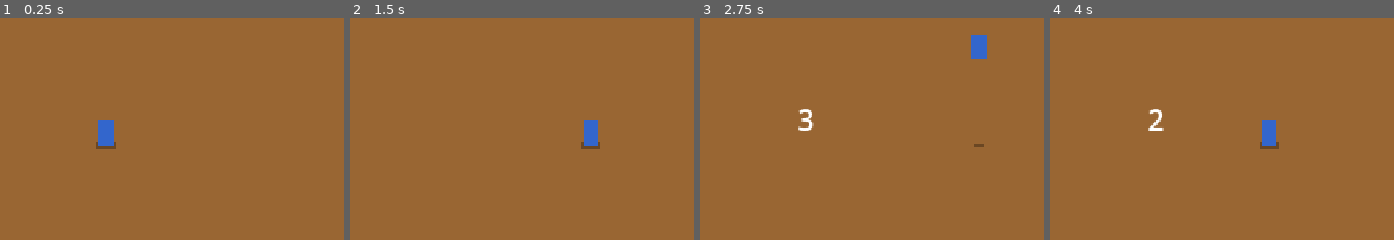
Above: before the commit, frames 1-4 (left to right).
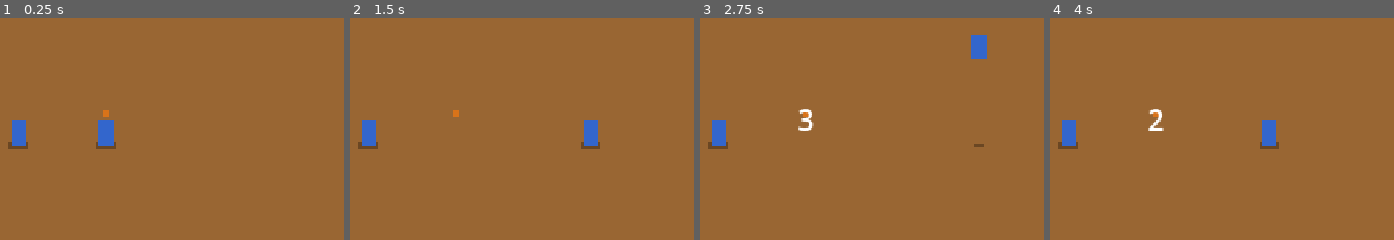
Above: after the commit, the same moments.

Repository: kfiggins/nba-jam-clone
Game: Godot game, scene res://scenes/main/main.tscn
Same seed, same stepped clock (60 frames per second), same inputs: the game is played once before the commit and once after it.
Inputs (mouse positions are % of the whole screen's width and height, from its top left):
- Up to frame 1 (0.25 s): no input
- Up to frame 2 (1.5 s): tap Enter at 0.5 s; move the mouse to (76, 44) at 0.52 s; hold D (move_right) 0.53-1.25 s; tap K (pass_ball) at 0.6 s; click (76, 44) at 0.67 s; drag from (27, 54) to (44, 70) at 1.27 s
- Up to frame 3 (2.75 s): tap R (restart) at 2 s; move the mouse to (62, 27) at 2.02 s; hold D (move_right) from 2.03 s (still down); tap J (shoot) at 2.1 s; tap K (pass_ball) at 2.3 s
- Up to frame 4 (4 s): release D (move_right) at 2.75 s; drag from (44, 70) to (15, 34) at 2.77 s; move the mouse to (85, 65) at 3.52 s; hold A (move_left) from 3.53 s (still down); hold Shift from 3.53 s (still down); tap K (pass_ball) at 3.8 s
The pictures show only the part of the screen within x 35-85%, y 27-76%; the shares and areas given below are measured in that part.

The runs differ from the first frame. In frame 1, 0.6% of the frame differs, in the area x 2-32%, y 41-60%; in frame 2, 0.6%; in frame 3, 0.6%; in frame 4, 0.6%.

Commit message:
Implement Phase 3: Ball System with ownership, passing, and stealing
Add Ball (Area2D) with pseudo-3D height, state machine (Held, Loose,
Passed), and ownership tracking. Players auto-pickup loose balls,
pass to nearest teammate (K key), and attempt steals on opponents.
Ball bounces with configurable gravity and bounce factor. Pass uses
parabolic arc and supports interception by opponents.

Co-Authored-By: Claude Opus 4.6 <noreply@anthropic.com>

Diff:
--- a/project.godot
+++ b/project.godot
@@ -1,14 +1,23 @@
 ; Engine configuration file.
-; Do not edit directly, use the Godot editor when possible.
+; It's best edited using the editor UI and not directly,
+; since the parameters that go here are not all obvious.
+;
+; Format:
+;   [section] ; section goes between []
+;   param=value ; assign values to parameters
 
 config_version=5
+
+[animation]
+
+compatibility/default_parent_skeleton_in_mesh_instance_3d=true
 
 [application]
 
 config/name="NBA Jam Clone"
 config/description="Arcade basketball game inspired by NBA Jam - 2v2 half-court action"
 run/main_scene="res://scenes/main/main.tscn"
-config/features=PackedStringArray("4.4")
+config/features=PackedStringArray("4.6")
 
 [autoload]
 
--- /dev/null
+++ b/scenes/ball/ball.gd
@@ -0,0 +1,141 @@
+class_name Ball
+extends Area2D
+## Basketball with pseudo-3D height, state machine, and ownership tracking.
+
+signal owner_changed(old_owner: Player, new_owner: Player)
+signal ball_stolen(stealer: Player, victim: Player)
+signal ball_passed(passer: Player, target: Player)
+signal ball_bounced
+
+## Current player holding the ball (null = loose)
+var current_owner: Player = null
+
+## Pseudo-3D height (same system as Player)
+var height: float = 0.0
+var height_velocity: float = 0.0
+
+## Ground-plane velocity (used in Loose and Passed states)
+var ground_velocity: Vector2 = Vector2.ZERO
+
+## Pass target (set when entering Passed state)
+var pass_target: Player = null
+
+@onready var sprite: Node2D = $Sprite
+@onready var shadow: Node2D = $Shadow
+@onready var state_machine: StateMachine = $StateMachine
+
+
+func _ready() -> void:
+	add_to_group("ball")
+	var loose := state_machine.get_state("Loose")
+	if loose:
+		state_machine.initialize(loose)
+
+
+func _physics_process(_delta: float) -> void:
+	_update_visual_height()
+
+
+## Assign ball to a player. Transitions to Held state.
+func pick_up(player: Player) -> void:
+	var old := current_owner
+	current_owner = player
+	player.held_ball = self
+	ground_velocity = Vector2.ZERO
+	height_velocity = 0.0
+	owner_changed.emit(old, player)
+	state_machine.change_state(state_machine.get_state("Held"))
+
+
+## Release ball into the world. Transitions to Loose state.
+func release(launch_velocity: Vector2 = Vector2.ZERO, launch_height_vel: float = 0.0) -> void:
+	if current_owner:
+		current_owner.held_ball = null
+	var old := current_owner
+	current_owner = null
+	ground_velocity = launch_velocity
+	height_velocity = launch_height_vel
+	owner_changed.emit(old, null)
+	state_machine.change_state(state_machine.get_state("Loose"))
+
+
+## Start a pass toward target player. Transitions to Passed state.
+func start_pass(passer: Player, target: Player) -> void:
+	pass_target = target
+	if current_owner:
+		current_owner.held_ball = null
+	var old := current_owner
+	current_owner = null
+	ball_passed.emit(passer, target)
+	owner_changed.emit(old, null)
+	state_machine.change_state(state_machine.get_state("Passed"))
+
+
+## Attempt a steal. Returns true if successful.
+func attempt_steal(stealer: Player) -> bool:
+	if current_owner == null:
+		return false
+	if current_owner.team == stealer.team:
+		return false
+	var roll := randf()
+	if roll < GameConfig.data.steal_chance_base:
+		var victim := current_owner
+		ball_stolen.emit(stealer, victim)
+		release(Vector2.ZERO, 100.0)
+		pick_up(stealer)
+		return true
+	return false
+
+
+## Apply gravity to height with bounce.
+func apply_ball_gravity(delta: float) -> void:
+	height_velocity -= GameConfig.data.ball_gravity * delta
+	height += height_velocity * delta
+	if height <= 0.0:
+		height = 0.0
+		if absf(height_velocity) > 50.0:
+			height_velocity = -height_velocity * GameConfig.data.ball_bounce_factor
+			ball_bounced.emit()
+		else:
+			height_velocity = 0.0
+
+
+## Find nearest teammate of the given player.
+func find_pass_target(passer: Player) -> Player:
+	var best: Player = null
+	var best_dist := INF
+	for node in get_tree().get_nodes_in_group("players"):
+		var p := node as Player
+		if p == null or p == passer:
+			continue
+		if p.team != passer.team:
+			continue
+		var dist := passer.global_position.distance_to(p.global_position)
+		if dist < best_dist:
+			best_dist = dist
+			best = p
+	return best
+
+
+## Check for nearby opponent during pass (interception).
+func check_intercept() -> Player:
+	var config := GameConfig.data
+	for node in get_tree().get_nodes_in_group("players"):
+		var p := node as Player
+		if p == null or p == pass_target:
+			continue
+		if pass_target and p.team == pass_target.team:
+			continue
+		var dist := global_position.distance_to(p.global_position)
+		if dist <= config.ball_pickup_radius:
+			return p
+	return null
+
+
+func _update_visual_height() -> void:
+	if sprite:
+		sprite.position.y = -height
+	if shadow:
+		shadow.position.y = 0.0
+		var scale_factor := clampf(1.0 - height / 300.0, 0.5, 1.0)
+		shadow.scale = Vector2(scale_factor, scale_factor)
--- /dev/null
+++ b/scenes/ball/ball.tscn
@@ -0,0 +1,48 @@
+[gd_scene load_steps=7 format=3]
+
+[ext_resource type="Script" path="res://scenes/ball/ball.gd" id="1"]
+[ext_resource type="Script" path="res://scripts/systems/state_machine.gd" id="2"]
+[ext_resource type="Script" path="res://scenes/ball/states/held_state.gd" id="3"]
+[ext_resource type="Script" path="res://scenes/ball/states/loose_state.gd" id="4"]
+[ext_resource type="Script" path="res://scenes/ball/states/passed_state.gd" id="5"]
+
+[sub_resource type="CircleShape2D" id="CircleShape2D_1"]
+radius = 8.0
+
+[node name="Ball" type="Area2D"]
+collision_layer = 2
+collision_mask = 1
+script = ExtResource("1")
+
+[node name="Shadow" type="Node2D" parent="."]
+
+[node name="ShadowSprite" type="ColorRect" parent="Shadow"]
+offset_left = -6.0
+offset_top = -3.0
+offset_right = 6.0
+offset_bottom = 3.0
+color = Color(0, 0, 0, 0.3)
+
+[node name="Sprite" type="Node2D" parent="."]
+
+[node name="BallSprite" type="ColorRect" parent="Sprite"]
+offset_left = -5.0
+offset_top = -5.0
+offset_right = 5.0
+offset_bottom = 5.0
+color = Color(0.85, 0.45, 0.1, 1)
+
+[node name="CollisionShape2D" type="CollisionShape2D" parent="."]
+shape = SubResource("CircleShape2D_1")
+
+[node name="StateMachine" type="Node" parent="."]
+script = ExtResource("2")
+
+[node name="Held" type="Node" parent="StateMachine"]
+script = ExtResource("3")
+
+[node name="Loose" type="Node" parent="StateMachine"]
+script = ExtResource("4")
+
+[node name="Passed" type="Node" parent="StateMachine"]
+script = ExtResource("5")
--- /dev/null
+++ b/scenes/ball/states/ball_state.gd
@@ -0,0 +1,10 @@
+class_name BallState
+extends State
+## Base state for ball states. Provides typed access to the Ball node.
+
+var ball: Ball
+
+
+func _ready() -> void:
+	if owner is Ball:
+		ball = owner as Ball
--- /dev/null
+++ b/scenes/ball/states/held_state.gd
@@ -0,0 +1,23 @@
+class_name HeldBallState
+extends BallState
+## Ball is held by a player. Follows owner position with offset.
+
+const HOLD_OFFSET := Vector2(15.0, -5.0)
+
+
+func enter() -> void:
+	ball.ground_velocity = Vector2.ZERO
+	ball.height_velocity = 0.0
+
+
+func physics_process(_delta: float) -> State:
+	if ball.current_owner == null:
+		return state_machine.get_state("Loose")
+
+	var offset := HOLD_OFFSET
+	if ball.current_owner.facing_direction.x != 0.0:
+		offset.x *= signf(ball.current_owner.facing_direction.x)
+	ball.global_position = ball.current_owner.global_position + offset
+	ball.height = ball.current_owner.height + 20.0
+
+	return null
--- /dev/null
+++ b/scenes/ball/states/loose_state.gd
@@ -0,0 +1,24 @@
+class_name LooseBallState
+extends BallState
+## Ball is loose on the court. Gravity, bounce, friction, and auto-pickup.
+
+
+func physics_process(delta: float) -> State:
+	ball.apply_ball_gravity(delta)
+
+	# Ground-plane movement with friction
+	ball.global_position += ball.ground_velocity * delta
+	ball.ground_velocity = ball.ground_velocity.move_toward(Vector2.ZERO, 200.0 * delta)
+
+	# Auto-pickup: nearest player within radius and ball near ground
+	var config := GameConfig.data
+	for node in ball.get_tree().get_nodes_in_group("players"):
+		var p := node as Player
+		if p == null:
+			continue
+		var dist := ball.global_position.distance_to(p.global_position)
+		if dist <= config.ball_pickup_radius and ball.height <= 30.0:
+			ball.pick_up(p)
+			return null
+
+	return null
--- /dev/null
+++ b/scenes/ball/states/passed_state.gd
@@ -0,0 +1,49 @@
+class_name PassedBallState
+extends BallState
+## Ball in flight toward a pass target. Straight line with height arc.
+
+var _start_pos: Vector2
+var _total_distance: float = 0.0
+
+
+func enter() -> void:
+	_start_pos = ball.global_position
+	_total_distance = 0.0
+	if ball.pass_target:
+		_total_distance = _start_pos.distance_to(ball.pass_target.global_position)
+	ball.height = 20.0
+
+
+func physics_process(delta: float) -> State:
+	if ball.pass_target == null or _total_distance < 1.0:
+		ball.ground_velocity = Vector2.ZERO
+		return state_machine.get_state("Loose")
+
+	# Move toward target's current position
+	var target_pos := ball.pass_target.global_position
+	var direction := (target_pos - ball.global_position).normalized()
+	var speed := GameConfig.data.pass_speed
+	ball.global_position += direction * speed * delta
+
+	# Arc height: parabola peaking at midpoint
+	var remaining := ball.global_position.distance_to(target_pos)
+	var progress := clampf(1.0 - remaining / _total_distance, 0.0, 1.0)
+	var arc := GameConfig.data.pass_arc_height
+	ball.height = 20.0 + arc * 4.0 * progress * (1.0 - progress)
+
+	# Check for interception by opponent
+	var interceptor := ball.check_intercept()
+	if interceptor:
+		ball.pick_up(interceptor)
+		return null
+
+	# Arrived at target
+	if remaining <= GameConfig.data.ball_pickup_radius:
+		ball.pick_up(ball.pass_target)
+		return null
+
+	return null
+
+
+func exit() -> void:
+	ball.pass_target = null
--- a/scenes/main/main.tscn
+++ b/scenes/main/main.tscn
@@ -1,9 +1,10 @@
-[gd_scene load_steps=5 format=3]
+[gd_scene load_steps=6 format=3]
 
 [ext_resource type="Script" path="res://scenes/main/main.gd" id="1"]
 [ext_resource type="PackedScene" path="res://scenes/court/court.tscn" id="2"]
 [ext_resource type="PackedScene" path="res://scenes/ui/hud.tscn" id="3"]
 [ext_resource type="PackedScene" path="res://scenes/player/player.tscn" id="4"]
+[ext_resource type="PackedScene" path="res://scenes/ball/ball.tscn" id="5"]
 
 [node name="Main" type="Node2D"]
 script = ExtResource("1")
@@ -13,4 +14,11 @@
 [node name="Player" parent="." instance=ExtResource("4")]
 position = Vector2(640, 400)
 
+[node name="Player2" parent="." instance=ExtResource("4")]
+position = Vector2(500, 400)
+is_human = false
+
+[node name="Ball" parent="." instance=ExtResource("5")]
+position = Vector2(640, 350)
+
 [node name="HUD" parent="." instance=ExtResource("3")]
--- a/scenes/player/player.gd
+++ b/scenes/player/player.gd
@@ -21,6 +21,10 @@
 var input_direction: Vector2 = Vector2.ZERO
 var facing_direction: Vector2 = Vector2.RIGHT
 
+## Ball interaction
+var held_ball: Ball = null
+var steal_cooldown_timer: float = 0.0
+
 @onready var sprite: Node2D = $Sprite
 @onready var shadow: Node2D = $Shadow
 @onready var state_machine: StateMachine = $StateMachine
@@ -28,13 +32,16 @@
 
 func _ready() -> void:
 	turbo = GameConfig.data.turbo_max
+	add_to_group("players")
 	# Initialize state machine (states already indexed in StateMachine._ready)
 	var idle := state_machine.get_state("Idle")
 	if idle:
 		state_machine.initialize(idle)
 
 
-func _physics_process(_delta: float) -> void:
+func _physics_process(delta: float) -> void:
+	if steal_cooldown_timer > 0.0:
+		steal_cooldown_timer -= delta
 	_update_visual_height()
 
 
@@ -104,6 +111,43 @@
 	move_and_slide()
 
 
+func has_ball() -> bool:
+	return held_ball != null
+
+
+func try_pass() -> void:
+	if held_ball == null:
+		return
+	var target := held_ball.find_pass_target(self)
+	if target == null:
+		return
+	held_ball.start_pass(self, target)
+
+
+func try_steal() -> void:
+	if held_ball != null:
+		return
+	if steal_cooldown_timer > 0.0:
+		return
+	steal_cooldown_timer = GameConfig.data.steal_cooldown
+
+	var ball_node: Ball = null
+	for node in get_tree().get_nodes_in_group("ball"):
+		ball_node = node as Ball
+		break
+
+	if ball_node == null or ball_node.current_owner == null:
+		return
+	if ball_node.current_owner.team == team:
+		return
+
+	var dist := global_position.distance_to(ball_node.current_owner.global_position)
+	if dist > GameConfig.data.steal_range:
+		return
+
+	ball_node.attempt_steal(self)
+
+
 func _update_visual_height() -> void:
 	if sprite:
 		sprite.position.y = -height
--- a/scenes/player/states/idle_state.gd
+++ b/scenes/player/states/idle_state.gd
@@ -17,4 +17,10 @@
 	if Input.is_action_just_pressed("shoot") and player.is_human:
 		return state_machine.get_state("Jumping")
 
+	if Input.is_action_just_pressed("pass_ball") and player.is_human:
+		if player.has_ball():
+			player.try_pass()
+		else:
+			player.try_steal()
+
 	return null
--- a/scenes/player/states/running_state.gd
+++ b/scenes/player/states/running_state.gd
@@ -14,4 +14,10 @@
 	if Input.is_action_just_pressed("shoot") and player.is_human:
 		return state_machine.get_state("Jumping")
 
+	if Input.is_action_just_pressed("pass_ball") and player.is_human:
+		if player.has_ball():
+			player.try_pass()
+		else:
+			player.try_steal()
+
 	return null
--- a/scripts/resources/game_config_data.gd
+++ b/scripts/resources/game_config_data.gd
@@ -26,6 +26,9 @@
 @export var ball_gravity: float = 800.0
 @export var ball_bounce_factor: float = 0.6
 @export var ball_pickup_radius: float = 30.0
+@export var pass_speed: float = 600.0
+@export var pass_arc_height: float = 40.0
+@export var steal_range: float = 40.0
 
 # Shooting
 @export var shot_success_base: float = 0.5
--- /dev/null
+++ b/tests/test_ball.gd
@@ -0,0 +1,366 @@
+extends GutTest
+
+var _ball: Ball
+var _player1: Player
+var _player2: Player
+var _opponent: Player
+var _config: Node
+
+
+func before_each() -> void:
+	_config = load("res://scripts/autoload/game_config.gd").new()
+	_config.name = "GameConfig"
+	add_child(_config)
+
+
+func after_each() -> void:
+	# Remove from groups immediately to prevent stale group queries in next test
+	for p in [_player1, _player2, _opponent]:
+		if p:
+			p.remove_from_group("players")
+			p.queue_free()
+	_player1 = null
+	_player2 = null
+	_opponent = null
+	if _ball:
+		_ball.remove_from_group("ball")
+		_ball.queue_free()
+		_ball = null
+	_config.queue_free()
+
+
+# -- Helpers --
+
+func _make_player(team_id: int, pos: Vector2) -> Player:
+	var p := Player.new()
+	p.is_human = false
+	p.team = team_id
+	p.position = pos
+	var sprite := Node2D.new()
+	sprite.name = "Sprite"
+	p.add_child(sprite)
+	var shadow := Node2D.new()
+	shadow.name = "Shadow"
+	p.add_child(shadow)
+	var sm := StateMachine.new()
+	sm.name = "StateMachine"
+	p.add_child(sm)
+	add_child(p)
+	p.add_to_group("players")
+	return p
+
+
+func _add_ball(pos: Vector2 = Vector2(400, 300)) -> void:
+	_ball = Ball.new()
+	_ball.position = pos
+	var sprite := Node2D.new()
+	sprite.name = "Sprite"
+	_ball.add_child(sprite)
+	var shadow := Node2D.new()
+	shadow.name = "Shadow"
+	_ball.add_child(shadow)
+	var sm := StateMachine.new()
+	sm.name = "StateMachine"
+	_ball.add_child(sm)
+	_ball.add_to_group("ball")
+	add_child(_ball)
+
+
+# -- Ownership --
+
+func test_ball_starts_with_no_owner() -> void:
+	_add_ball()
+	assert_null(_ball.current_owner)
+
+
+func test_pick_up_sets_owner() -> void:
+	_add_ball()
+	_player1 = _make_player(1, Vector2(400, 300))
+	_ball.pick_up(_player1)
+	assert_eq(_ball.current_owner, _player1)
+
+
+func test_pick_up_sets_held_ball_on_player() -> void:
+	_add_ball()
+	_player1 = _make_player(1, Vector2(400, 300))
+	_ball.pick_up(_player1)
+	assert_eq(_player1.held_ball, _ball)
+
+
+func test_release_clears_owner() -> void:
+	_add_ball()
+	_player1 = _make_player(1, Vector2(400, 300))
+	_ball.pick_up(_player1)
+	_ball.release()
+	assert_null(_ball.current_owner)
+
+
+func test_release_clears_held_ball_on_player() -> void:
+	_add_ball()
+	_player1 = _make_player(1, Vector2(400, 300))
+	_ball.pick_up(_player1)
+	_ball.release()
+	assert_null(_player1.held_ball)
+
+
+func test_owner_changed_signal_on_pickup() -> void:
+	_add_ball()
+	_player1 = _make_player(1, Vector2(400, 300))
+	watch_signals(_ball)
+	_ball.pick_up(_player1)
+	assert_signal_emitted(_ball, "owner_changed")
+
+
+func test_owner_changed_signal_on_release() -> void:
+	_add_ball()
+	_player1 = _make_player(1, Vector2(400, 300))
+	_ball.pick_up(_player1)
+	watch_signals(_ball)
+	_ball.release()
+	assert_signal_emitted(_ball, "owner_changed")
+
+
+# -- Ball Gravity --
+
+func test_gravity_reduces_height() -> void:
+	_add_ball()
+	_ball.height = 100.0
+	_ball.height_velocity = 0.0
+	_ball.apply_ball_gravity(0.1)
+	assert_lt(_ball.height, 100.0, "Gravity should reduce height")
+
+
+func test_ball_bounces_at_ground() -> void:
+	_add_ball()
+	_ball.height = 5.0
+	_ball.height_velocity = -200.0
+	_ball.apply_ball_gravity(0.1)
+	assert_gt(_ball.height_velocity, 0.0, "Should bounce upward")
+
+
+func test_ball_stops_bouncing_when_slow() -> void:
+	_add_ball()
+	_ball.height = 0.001
+	_ball.height_velocity = -30.0
+	_ball.apply_ball_gravity(0.001)
+	assert_eq(_ball.height_velocity, 0.0, "Should stop when velocity too low")
+
+
+func test_bounce_signal() -> void:
+	_add_ball()
+	watch_signals(_ball)
+	_ball.height = 5.0
+	_ball.height_velocity = -200.0
+	_ball.apply_ball_gravity(0.1)
+	assert_signal_emitted(_ball, "ball_bounced")
+
+
+func test_bounce_factor_reduces_velocity() -> void:
+	_add_ball()
+	_ball.height = 5.0
+	_ball.height_velocity = -200.0
+	_ball.apply_ball_gravity(0.1)
+	# Bounce velocity should be less than original (bounce_factor = 0.6)
+	assert_lt(_ball.height_velocity, 200.0, "Bounce should lose energy")
+
+
+# -- Visual Height --
+
+func test_sprite_offset_matches_height() -> void:
+	_add_ball()
+	_ball.height = 50.0
+	_ball._update_visual_height()
+	assert_eq(_ball.sprite.position.y, -50.0)
+
+
+func test_shadow_stays_at_ground() -> void:
+	_add_ball()
+	_ball.height = 50.0
+	_ball._update_visual_height()
+	assert_eq(_ball.shadow.position.y, 0.0)
+
+
+# -- Player has_ball --
+
+func test_player_has_ball_false_by_default() -> void:
+	_player1 = _make_player(1, Vector2.ZERO)
+	assert_false(_player1.has_ball())
+
+
+func test_player_has_ball_true_after_pickup() -> void:
+	_add_ball()
+	_player1 = _make_player(1, Vector2(400, 300))
+	_ball.pick_up(_player1)
+	assert_true(_player1.has_ball())
+
+
+func test_player_has_ball_false_after_release() -> void:
+	_add_ball()
+	_player1 = _make_player(1, Vector2(400, 300))
+	_ball.pick_up(_player1)
+	_ball.release()
+	assert_false(_player1.has_ball())
+
+
+# -- Pass Target --
+
+func test_find_pass_target_returns_teammate() -> void:
+	_add_ball()
+	_player1 = _make_player(1, Vector2(100, 100))
+	_player2 = _make_player(1, Vector2(200, 100))
+	var target := _ball.find_pass_target(_player1)
+	assert_eq(target, _player2)
+
+
+func test_find_pass_target_ignores_opponents() -> void:
+	_add_ball()
+	_player1 = _make_player(1, Vector2(100, 100))
+	_opponent = _make_player(2, Vector2(150, 100))
+	var target := _ball.find_pass_target(_player1)
+	assert_null(target, "Should not target opponents")
+
+
+func test_find_pass_target_returns_nearest() -> void:
+	_add_ball()
+	_player1 = _make_player(1, Vector2(100, 100))
+	_player2 = _make_player(1, Vector2(200, 100))
+	_opponent = _make_player(1, Vector2(500, 100))
+	var target := _ball.find_pass_target(_player1)
+	assert_eq(target, _player2, "Should pick nearest teammate")
+
+
+func test_find_pass_target_no_teammates() -> void:
+	_add_ball()
+	_player1 = _make_player(1, Vector2(100, 100))
+	var target := _ball.find_pass_target(_player1)
+	assert_null(target, "No teammate available")
+
+
+# -- Pass --
+
+func test_start_pass_emits_signal() -> void:
+	_add_ball()
+	_player1 = _make_player(1, Vector2(100, 100))
+	_player2 = _make_player(1, Vector2(300, 100))
+	_ball.pick_up(_player1)
+	watch_signals(_ball)
+	_ball.start_pass(_player1, _player2)
+	assert_signal_emitted(_ball, "ball_passed")
+
+
+func test_start_pass_clears_owner() -> void:
+	_add_ball()
+	_player1 = _make_player(1, Vector2(100, 100))
+	_player2 = _make_player(1, Vector2(300, 100))
+	_ball.pick_up(_player1)
+	_ball.start_pass(_player1, _player2)
+	assert_null(_ball.current_owner)
+
+
+func test_start_pass_sets_target() -> void:
+	_add_ball()
+	_player1 = _make_player(1, Vector2(100, 100))
+	_player2 = _make_player(1, Vector2(300, 100))
+	_ball.pick_up(_player1)
+	_ball.start_pass(_player1, _player2)
+	assert_eq(_ball.pass_target, _player2)
+
+
+# -- Steal --
+
+func test_steal_cooldown_starts_at_zero() -> void:
+	_player1 = _make_player(1, Vector2.ZERO)
+	assert_eq(_player1.steal_cooldown_timer, 0.0)
+
+
+func test_try_steal_sets_cooldown() -> void:
+	_add_ball()
+	_player1 = _make_player(1, Vector2(100, 100))
+	_opponent = _make_player(2, Vector2(100, 100))
+	_ball.pick_up(_opponent)
+	_player1.try_steal()
+	assert_gt(_player1.steal_cooldown_timer, 0.0, "Steal should trigger cooldown")
+
+
+func test_try_steal_blocked_by_cooldown() -> void:
+	_add_ball()
+	_player1 = _make_player(1, Vector2(100, 100))
+	_opponent = _make_player(2, Vector2(100, 100))
+	_ball.pick_up(_opponent)
+	_player1.steal_cooldown_timer = 1.0
+	_player1.try_steal()
+	# Cooldown should still be 1.0 (not reset), meaning steal didn't execute
+	assert_eq(_player1.steal_cooldown_timer, 1.0, "Should not steal while on cooldown")
+
+
+func test_try_steal_requires_range() -> void:
+	_add_ball()
+	_player1 = _make_player(1, Vector2(0, 0))
+	_opponent = _make_player(2, Vector2(500, 500))
+	_ball.pick_up(_opponent)
+	_player1.try_steal()
+	# Steal was attempted (cooldown set) but too far away
+	assert_gt(_player1.steal_cooldown_timer, 0.0)
+	# Opponent should still have ball (too far for steal)
+	assert_eq(_ball.current_owner, _opponent, "Opponent too far, should keep ball")
+
+
+func test_cannot_steal_from_own_team() -> void:
+	_add_ball()
+	_player1 = _make_player(1, Vector2(100, 100))
+	_player2 = _make_player(1, Vector2(100, 100))
+	_ball.pick_up(_player2)
+	_player1.try_steal()
+	assert_eq(_ball.current_owner, _player2, "Cannot steal from teammate")
+
+
+func test_attempt_steal_fails_on_same_team() -> void:
+	_add_ball()
+	_player1 = _make_player(1, Vector2(100, 100))
+	_player2 = _make_player(1, Vector2(100, 100))
+	_ball.pick_up(_player2)
+	var result := _ball.attempt_steal(_player1)
+	assert_false(result, "Should not steal from same team")
+
+
+# -- Release with velocity --
+
+func test_release_with_velocity() -> void:
+	_add_ball()
+	_player1 = _make_player(1, Vector2(400, 300))
+	_ball.pick_up(_player1)
+	_ball.release(Vector2(100.0, 0.0), 50.0)
+	assert_eq(_ball.ground_velocity, Vector2(100.0, 0.0))
+	assert_eq(_ball.height_velocity, 50.0)
+
+
+# -- Intercept --
+
+func test_check_intercept_finds_opponent() -> void:
+	_add_ball(Vector2(200, 100))
+	_player1 = _make_player(1, Vector2(100, 100))
+	_player2 = _make_player(1, Vector2(300, 100))
+	_opponent = _make_player(2, Vector2(200, 100))
+	_ball.pass_target = _player2
+	var interceptor := _ball.check_intercept()
+	assert_eq(interceptor, _opponent)
+
+
+func test_check_intercept_ignores_target() -> void:
+	_add_ball(Vector2(300, 100))
+	_player1 = _make_player(1, Vector2(100, 100))
+	_player2 = _make_player(1, Vector2(300, 100))
+	_ball.pass_target = _player2
+	var interceptor := _ball.check_intercept()
+	assert_null(interceptor, "Should not intercept own target")
+
+
+func test_check_intercept_ignores_same_team() -> void:
+	_add_ball(Vector2(200, 100))
+	_player1 = _make_player(1, Vector2(100, 100))
+	_player2 = _make_player(1, Vector2(300, 100))
+	# Third teammate near ball — use _opponent slot for cleanup
+	_opponent = _make_player(1, Vector2(200, 100))
+	_ball.pass_target = _player2
+	var interceptor := _ball.check_intercept()
+	assert_null(interceptor, "Same-team player should not intercept")
Not shown, added: scenes/ball/ball.gd.uid
Not shown, added: scenes/ball/states/ball_state.gd.uid
Not shown, added: scenes/ball/states/held_state.gd.uid
Not shown, added: scenes/ball/states/loose_state.gd.uid
Not shown, added: scenes/ball/states/passed_state.gd.uid
Not shown, added: tests/test_ball.gd.uid
Not shown, changed: docs/phases/phase-03-ball-system.md
